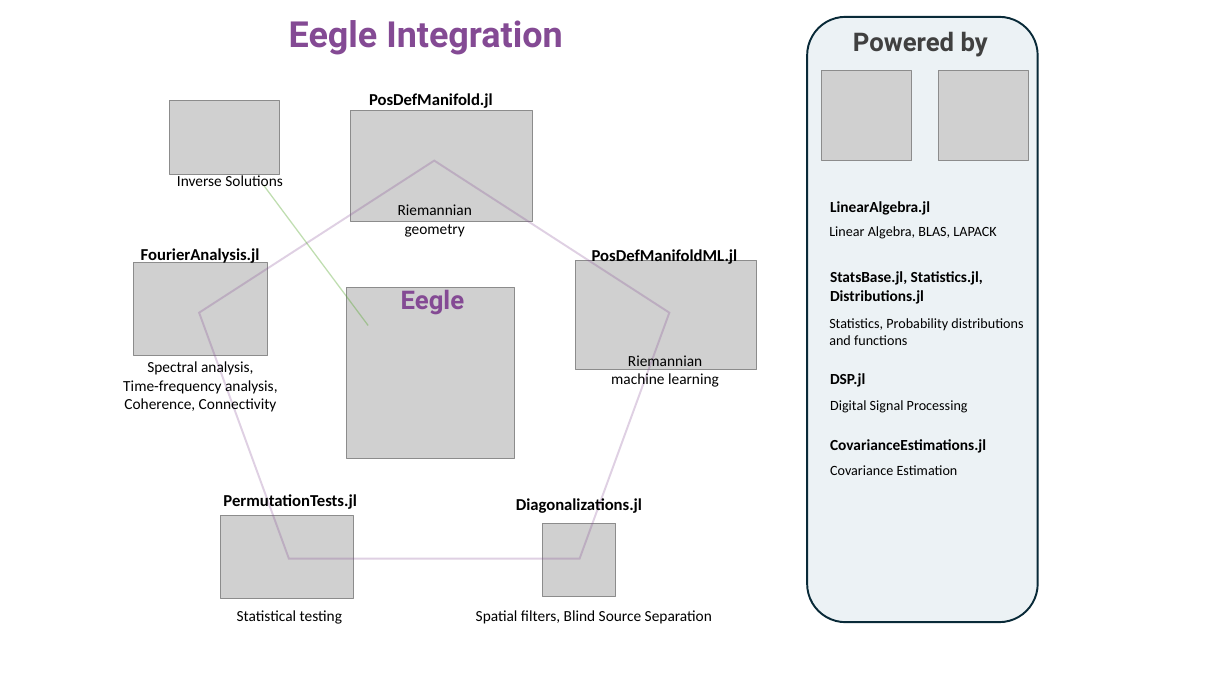
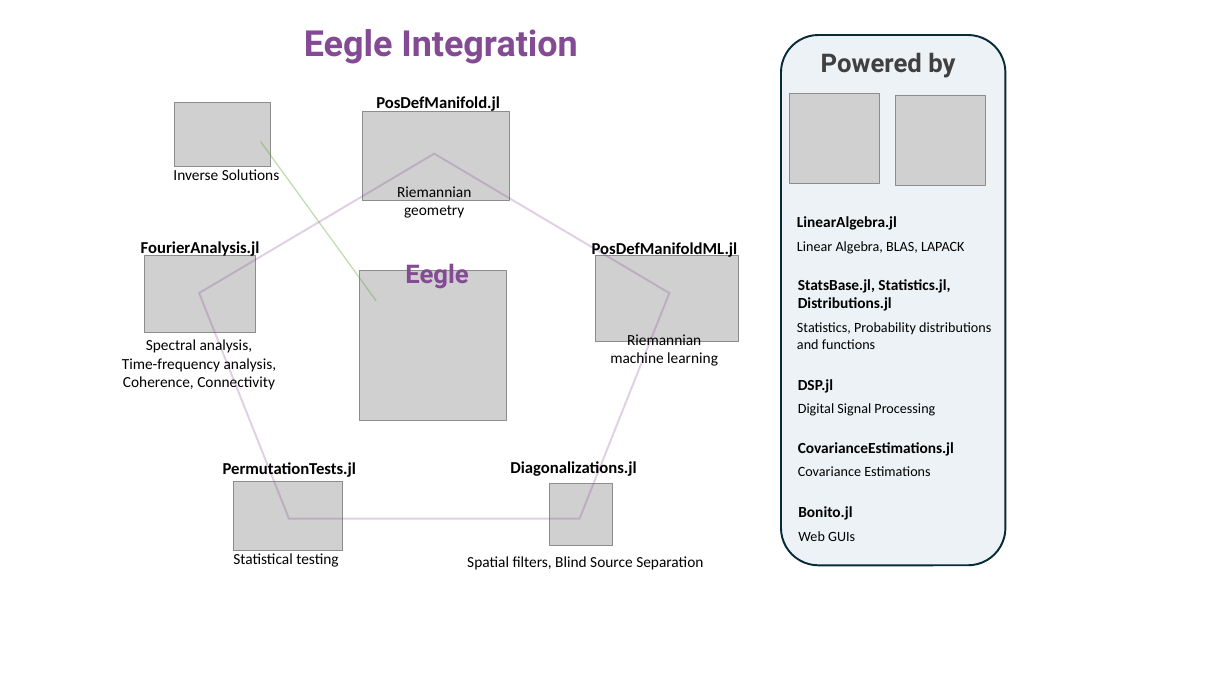
Before and after one commit to Marco-Congedo/Eegle.jl, a slide deck: slide 1 of dev/assets/Fig1_index.pptx. Drawn at 1232x693 pixels with LibreOffice and Linux fonts; fonts in the diff are those of the drawing; grey boxes stand for pictures. Boxes give left, top, right and bottom in pixels: in the first picture for what was removed or moved away, otherwise in the second. Text is boxed around its words. In the diff, an @@ line names an element or a change of style, - is before the commit and + after.

```diff
--- a/dev/assets/Fig1_index.pptx
+++ b/dev/assets/Fig1_index.pptx
@@ text "Eegle Integration": place and size @@
-text "Eegle Integration" at <box>289,20,563,55</box>
+text "Eegle Integration" at <box>304,29,578,64</box>
@@ rounded rectangle: place and size @@
-rounded rectangle at <box>808,17,1039,622</box>
+rounded rectangle at <box>781,35,1006,566</box>
@@ text "Powered by": place and size @@
-text "Powered by" at <box>853,31,988,57</box>
+text "Powered by" at <box>821,52,955,78</box>
@@ text "PosDefManifold.jl": place and size @@
-text "PosDefManifold.jl" at <box>369,93,493,108</box>
+text "PosDefManifold.jl" at <box>376,96,500,112</box>
@@ picture: place and size @@
-picture at <box>170,101,280,175</box>
+picture at <box>174,103,270,167</box>
@@ picture: place and size @@
-picture at <box>350,111,533,222</box>
+picture at <box>362,112,509,201</box>
@@ picture: place and size @@
-picture at <box>822,71,911,161</box>
+picture at <box>790,93,880,183</box>
@@ picture: place and size @@
-picture at <box>938,70,1028,160</box>
+picture at <box>896,95,985,185</box>
@@ line moved from (368, 325) - (263, 186) to (376, 300) - (261, 141) @@
@@ text "Inverse Solutions" rewrapped from <box>177,173,283,191</box> to <box>173,167,280,180</box> @@
@@ pentagon: place and size @@
-pentagon at <box>200,161,670,559</box>
+pentagon at <box>200,153,670,518</box>
@@ text "LinearAlgebra.jl": place and size @@
-text "LinearAlgebra.jl" at <box>830,201,930,215</box>
+text "LinearAlgebra.jl" at <box>797,216,897,230</box>
@@ text "FourierAnalysis.jl": place and size @@
-text "FourierAnalysis.jl" at <box>141,248,260,264</box>
+text "FourierAnalysis.jl" at <box>141,241,260,257</box>
@@ text "PosDefManifoldML.jl": place and size @@
-text "PosDefManifoldML.jl" at <box>592,247,738,264</box>
+text "PosDefManifoldML.jl" at <box>592,240,738,258</box>
@@ text "Linear Algebra, BLAS, LAPACK": place and size @@
-text "Linear Algebra, BLAS, LAPACK" at <box>829,226,996,239</box>
+text "Linear Algebra, BLAS, LAPACK" at <box>797,241,964,254</box>
@@ picture: place and size @@
-picture at <box>134,262,268,355</box>
+picture at <box>145,255,257,332</box>
@@ text "Eegle": place and size @@
-text "Eegle" at <box>401,285,464,315</box>
+text "Eegle" at <box>405,260,468,289</box>
@@ picture: place and size @@
-picture at <box>576,261,757,371</box>
+picture at <box>596,255,738,341</box>
@@ picture: place and size @@
-picture at <box>347,287,515,458</box>
+picture at <box>360,271,506,421</box>
@@ text "StatsBase.jl, Statistics.jl,": place and size @@
-text "StatsBase.jl, Statistics.jl," at <box>830,271,983,304</box>
+text "StatsBase.jl, Statistics.jl," at <box>798,279,950,311</box>
@@ 3 texts: place and size @@
-3 texts at <box>123,204,719,414</box>
+3 texts at <box>122,186,718,392</box>
@@ 3 texts: place and size @@
-3 texts at <box>829,318,1023,413</box>
+3 texts at <box>797,322,991,416</box>
@@ text "CovarianceEstimations.jl": place and size @@
-text "CovarianceEstimations.jl" at <box>830,439,986,453</box>
+text "CovarianceEstimations.jl" at <box>798,442,954,456</box>
@@ text "PermutationTests.jl": place and size @@
-text "PermutationTests.jl" at <box>223,493,356,511</box>
+text "PermutationTests.jl" at <box>223,461,356,479</box>
@@ text "Diagonalizations.jl": place and size @@
-text "Diagonalizations.jl" at <box>516,497,642,515</box>
+text "Diagonalizations.jl" at <box>510,460,636,478</box>
@@ text at <box>798,466,930,476</box>: text changed @@
-Covariance Estimation
+Covariance Estimations
@@ picture: place and size @@
-picture at <box>221,516,353,599</box>
+picture at <box>234,482,343,551</box>
@@ picture: place and size @@
-picture at <box>543,523,616,596</box>
+picture at <box>550,483,613,546</box>
@@ text added at <box>798,506,852,520</box>, 12 pt, text #000000, bold @@
+Bonito.jl
@@ text added at <box>798,531,855,541</box>, 11 pt, text #000000 @@
+Web GUIs
@@ text "Statistical testing": place and size @@
-text "Statistical testing" at <box>237,610,342,624</box>
+text "Statistical testing" at <box>233,553,338,567</box>
@@ text "Spatial filters, Blind Source Separation": place and size @@
-text "Spatial filters, Blind Source Separation" at <box>476,610,712,624</box>
+text "Spatial filters, Blind Source Separation" at <box>467,556,703,570</box>
```
Also in this commit, not shown: 30 other files.
